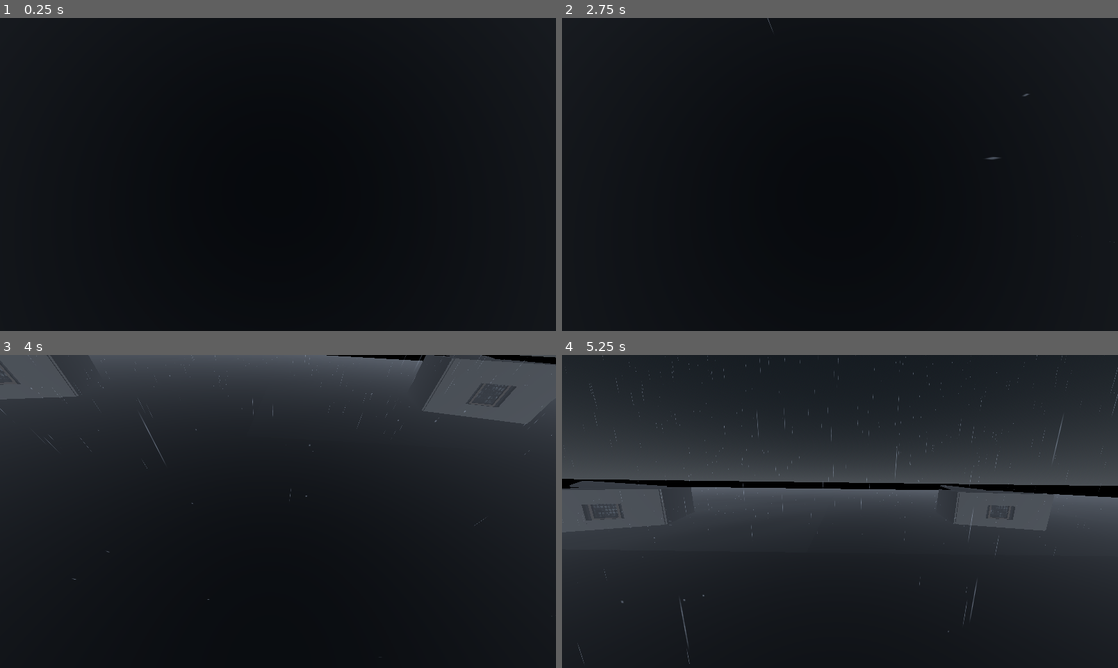
Above: before the commit, frames 1-4 (two rows, left to right).
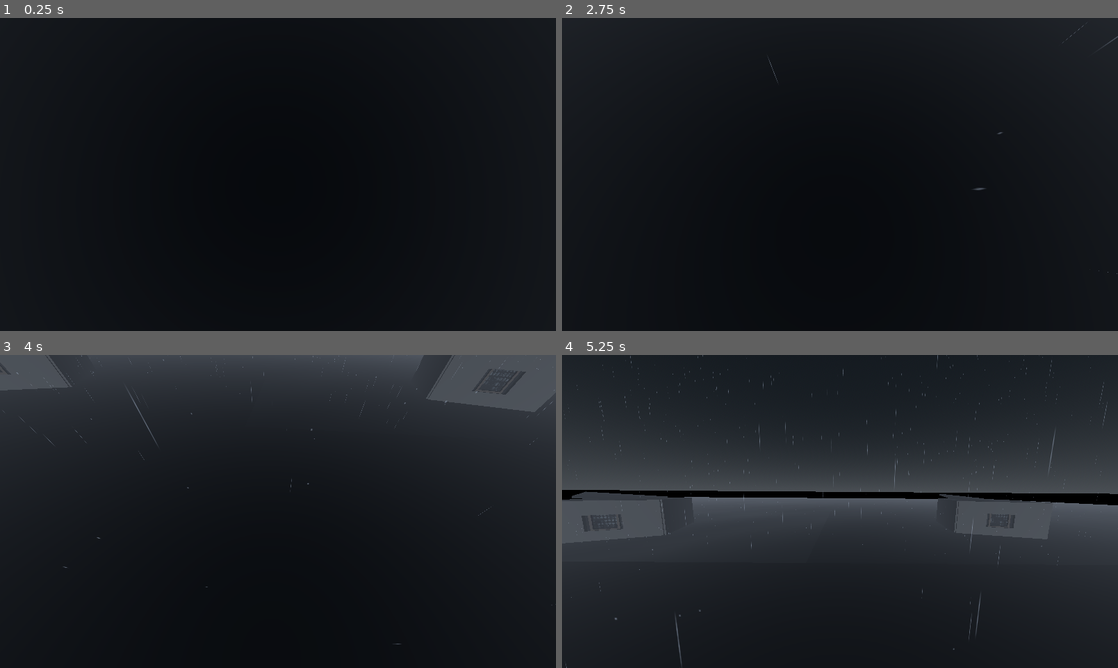
Above: after the commit, the same moments.

Repository: MehmetPeynirci/codename-redwhale
Game: Godot game, scene res://scenes/Main.tscn
Two runs of this game, one before a commit and one after it. Both use one fixed random seed, a clock stepped at 60 frames per second and the inputs below.
Inputs (mouse positions are in pixels of both pictures, inside the frame that each line leads up to):
- Up to frame 1 (0.25 s): no input
- Up to frame 2 (2.75 s): move the mouse to (867, 174) at 0.52 s; hold Shift (move_sprint) 0.53-1.28 s; hold W (move_forward) from 0.53 s (still down); click (867, 174) at 0.67 s; tap Space (move_jump) at 0.77, 1.52 s; tap Enter at 1.25 s; move the mouse to (812, 174) at 1.27 s; click (812, 174) at 1.35 s; tap Shift (move_sprint) at 1.55, 2.3 s; move the mouse to (851, 168) at 2.02 s; hold Ctrl (move_crouch) from 2.03 s (still down); click (851, 168) at 2.17 s
- Up to frame 3 (4 s): keep holding W (move_forward); move the mouse to (272, 517) at 2.77 s; release Ctrl (move_crouch) at 2.78 s; tap Shift (move_sprint) at 2.85 s; click (272, 517) at 2.92 s; tap Space (move_jump) at 3.02, 3.77 s; move the mouse to (316, 514) at 3.52 s; hold Shift (move_sprint) from 3.53 s (still down); click (316, 514) at 3.67 s
- Up to frame 4 (5.25 s): keep holding W (move_forward); move the mouse to (795, 508) at 4.27 s; release Shift (move_sprint) at 4.28 s; click (795, 508) at 4.35 s; tap Space (move_jump) at 4.52 s; tap Shift (move_sprint) at 4.55 s; move the mouse to (845, 511) at 5.02 s; hold Ctrl (move_crouch) from 5.03 s (still down); click (845, 511) at 5.17 s

The runs differ from the first frame. In frame 2, less than 0.1% of the frame differs, in the area x 36-100%, y 0-82%; in frame 3, 2.1%; in frame 4, 5.8%, in the area x 0-100%, y 0-100%.

Commit message:
Rework intro cutscene realism and fix movement direction stability

Diff:
--- a/scripts/player_controller.gd
+++ b/scripts/player_controller.gd
@@ -29,7 +29,12 @@
 @export var landing_bump_strength: float = 0.08
 @export var landing_recover_speed: float = 10.0
 
-@export var intro_duration: float = 5.6
+@export var intro_duration: float = 5.8
+@export var intro_prone_height: float = 0.53
+@export var intro_kneel_height: float = 0.76
+@export var intro_breath_amplitude: float = 0.013
+@export var intro_breath_frequency: float = 1.8
+
 @export var injury_duration: float = 15.0
 @export var injury_speed_multiplier: float = 0.72
 
@@ -56,11 +61,13 @@
 	_setup_default_input_map()
 	add_to_group("player")
 	Input.set_mouse_mode(Input.MOUSE_MODE_CAPTURED)
+
 	_base_head_pos = head.position
 	_camera_base_pos = camera.position
 	_capsule = collision_shape.shape as CapsuleShape3D
 	if _capsule:
 		stand_capsule_height = _capsule.height
+
 	camera.fov = walk_fov
 	_setup_blink_overlay()
 	_apply_intro_pose(0.0)
@@ -86,7 +93,7 @@
 func _physics_process(delta: float) -> void:
 	_elapsed_time += delta
 	if _intro_active:
-		_update_intro(delta)
+		_update_intro(_elapsed_time)
 		return
 
 	_injury_elapsed += delta
@@ -97,7 +104,8 @@
 	_update_crouch_state(delta)
 
 	var input_dir: Vector2 = Input.get_vector("move_left", "move_right", "move_forward", "move_back")
-	var wish_dir: Vector3 = (global_transform.basis * Vector3(input_dir.x, 0.0, input_dir.y)).normalized()
+	var yaw_basis: Basis = Basis(Vector3.UP, rotation.y)
+	var wish_dir: Vector3 = (yaw_basis * Vector3(input_dir.x, 0.0, input_dir.y)).normalized()
 
 	var speed: float = walk_speed
 	if _is_crouching:
@@ -106,11 +114,11 @@
 		speed = sprint_speed
 
 	if _is_injured_phase():
-		var limp_pulse: float = maxf(0.0, sin(_injury_elapsed * 8.5))
-		var limp_factor: float = injury_speed_multiplier * (0.9 - limp_pulse * 0.22)
+		var limp_pulse: float = maxf(0.0, sin(_injury_elapsed * 8.0))
+		var limp_factor: float = injury_speed_multiplier * (0.92 - limp_pulse * 0.22)
 		speed *= limp_factor
 		if Input.is_action_pressed("move_sprint"):
-			speed = maxf(speed * 0.95, walk_speed * 0.95)
+			speed = maxf(speed, walk_speed * 0.95)
 
 	var target_velocity: Vector3 = wish_dir * speed
 	var control: float = 1.0 if is_on_floor() else air_control
@@ -132,57 +140,80 @@
 	_apply_headbob(delta)
 	_update_camera_effects(delta, input_dir)
 
-func _update_intro(delta: float) -> void:
+func _update_intro(t: float) -> void:
 	velocity = Vector3.ZERO
-	_apply_intro_pose(_elapsed_time)
-	_update_blink_overlay(_elapsed_time)
-
-	if _elapsed_time >= intro_duration:
-		_intro_active = false
-		_injury_elapsed = 0.0
-		if is_instance_valid(_blink_overlay):
-			_blink_overlay.visible = false
-		head.position = _base_head_pos
-		head.rotation.z = 0.0
-		camera.position = _camera_base_pos
+	_apply_intro_pose(t)
+	_update_blink_overlay(t)
+
+	if t >= intro_duration:
+		_finish_intro()
+
+func _finish_intro() -> void:
+	_intro_active = false
+	_injury_elapsed = 0.0
+	_pitch = 0.0
+	_mouse_sway = Vector2.ZERO
+	_landing_offset = 0.0
+
+	rotation.x = 0.0
+	rotation.z = 0.0
+	_base_head_pos.y = stand_head_height
+	head.position = _base_head_pos
+	head.rotation = Vector3.ZERO
+	camera.position = _camera_base_pos
+	camera.rotation = Vector3.ZERO
+
+	if is_instance_valid(_blink_overlay):
+		_blink_overlay.visible = false
 
 func _apply_intro_pose(t: float) -> void:
-	var prone_end: float = 1.8
-	var stand_start: float = 2.7
-	var stand_end: float = intro_duration
-
-	if t <= prone_end:
-		_base_head_pos.y = 0.55
+	var hold_end: float = intro_duration * 0.34
+	var recover_end: float = intro_duration * 0.52
+	var prone_pitch: float = deg_to_rad(-86.0)
+	var recover_pitch: float = deg_to_rad(-68.0)
+	var prone_roll: float = deg_to_rad(10.0)
+	var recover_roll: float = deg_to_rad(4.0)
+
+	if t <= hold_end:
+		var breathe: float = sin(t * intro_breath_frequency * TAU) * intro_breath_amplitude
+		_base_head_pos.y = intro_prone_height + breathe
 		head.position = Vector3(_base_head_pos.x, _base_head_pos.y, _base_head_pos.z)
-		head.rotation.x = deg_to_rad(-84.0)
-		head.rotation.z = deg_to_rad(8.0)
-		camera.position = _camera_base_pos + Vector3(0.04, -0.02, 0.0)
-		return
-
-	if t < stand_start:
-		_base_head_pos.y = lerpf(0.55, 0.68, (t - prone_end) / (stand_start - prone_end))
+		_pitch = prone_pitch
+		head.rotation.x = _pitch
+		head.rotation.z = prone_roll
+		camera.position = _camera_base_pos + Vector3(0.04, -0.04, 0.03)
+		return
+
+	if t <= recover_end:
+		var recover_alpha: float = _ease_in_out((t - hold_end) / maxf(0.01, recover_end - hold_end))
+		_base_head_pos.y = lerpf(intro_prone_height, intro_kneel_height, recover_alpha)
 		head.position = Vector3(_base_head_pos.x, _base_head_pos.y, _base_head_pos.z)
-		head.rotation.x = deg_to_rad(-84.0)
-		head.rotation.z = deg_to_rad(6.0)
-		camera.position = _camera_base_pos + Vector3(0.03, -0.01, 0.0)
-		return
-
-	var stand_t: float = clampf((t - stand_start) / maxf(0.01, stand_end - stand_start), 0.0, 1.0)
-	_base_head_pos.y = lerpf(0.68, stand_head_height, stand_t)
+		_pitch = lerpf(prone_pitch, recover_pitch, recover_alpha)
+		head.rotation.x = _pitch
+		head.rotation.z = lerpf(prone_roll, recover_roll, recover_alpha)
+		var cam_from: Vector3 = _camera_base_pos + Vector3(0.04, -0.04, 0.03)
+		var cam_to: Vector3 = _camera_base_pos + Vector3(0.02, -0.01, 0.0)
+		camera.position = cam_from.lerp(cam_to, recover_alpha)
+		return
+
+	var stand_alpha: float = _ease_in_out((t - recover_end) / maxf(0.01, intro_duration - recover_end))
+	_base_head_pos.y = lerpf(intro_kneel_height, stand_head_height, stand_alpha)
 	head.position = Vector3(_base_head_pos.x, _base_head_pos.y, _base_head_pos.z)
-	_pitch = lerpf(deg_to_rad(-84.0), 0.0, stand_t)
+	_pitch = lerpf(recover_pitch, 0.0, stand_alpha)
 	head.rotation.x = _pitch
-	head.rotation.z = lerpf(deg_to_rad(6.0), 0.0, stand_t)
-	var intro_cam_offset: Vector3 = Vector3(0.03, -0.01, 0.0)
-	camera.position = (_camera_base_pos + intro_cam_offset).lerp(_camera_base_pos, stand_t)
+	head.rotation.z = lerpf(recover_roll, 0.0, stand_alpha)
+	camera.position = (_camera_base_pos + Vector3(0.02, -0.01, 0.0)).lerp(_camera_base_pos, stand_alpha)
 
 func _update_blink_overlay(t: float) -> void:
 	if not is_instance_valid(_blink_overlay):
 		return
 	_blink_overlay.visible = true
+
+	var hold_end: float = intro_duration * 0.34
 	var alpha: float = 0.0
-	alpha = maxf(alpha, _blink_curve(t, 1.95, 0.22))
-	alpha = maxf(alpha, _blink_curve(t, 2.35, 0.22))
+	alpha = maxf(alpha, _blink_curve(t, hold_end + 0.12, 0.22))
+	alpha = maxf(alpha, _blink_curve(t, hold_end + 0.48, 0.2))
+
 	_blink_overlay.color = Color(0.0, 0.0, 0.0, alpha)
 
 func _blink_curve(t: float, center: float, duration: float) -> float:
@@ -191,6 +222,10 @@
 	if d >= half:
 		return 0.0
 	return 1.0 - (d / half)
+
+func _ease_in_out(x: float) -> float:
+	var t: float = clampf(x, 0.0, 1.0)
+	return t * t * (3.0 - 2.0 * t)
 
 func _setup_blink_overlay() -> void:
 	var layer: CanvasLayer = CanvasLayer.new()
@@ -236,12 +271,14 @@
 		var bob_mul: float = sprint_headbob_multiplier if Input.is_action_pressed("move_sprint") and not _is_crouching else 1.0
 		var limp_mul: float = 1.2 if _is_injured_phase() else 1.0
 		_bob_time += delta * horizontal_speed * headbob_frequency * bob_mul * limp_mul
+
 		var crouch_mul: float = 0.55 if _is_crouching else 1.0
 		var limp_side: float = sin(_injury_elapsed * 7.0) * (0.03 if _is_injured_phase() else 0.0)
 		var bob_x: float = cos(_bob_time * 0.5) * headbob_amplitude * 0.45 * crouch_mul + limp_side
 		var bob_y: float = sin(_bob_time) * headbob_amplitude * crouch_mul
 		if _is_injured_phase():
 			bob_y = maxf(0.0, bob_y) * 1.3 - headbob_amplitude * 0.24
+
 		head.position = _base_head_pos + Vector3(bob_x, bob_y - _landing_offset, 0.0)
 	else:
 		_bob_time = lerpf(_bob_time, 0.0, 8.0 * delta)
@@ -261,7 +298,9 @@
 	var limp_roll: float = sin(_injury_elapsed * 7.0) * 0.035 if _is_injured_phase() else 0.0
 	var target_roll: float = -input_dir.x * camera_tilt_strength + _mouse_sway.x + limp_roll
 	camera.rotation.z = lerpf(camera.rotation.z, target_roll, minf(1.0, 10.0 * delta))
-	camera.position = camera.position.lerp(_camera_base_pos + Vector3(_mouse_sway.x * 0.35, -_mouse_sway.y * 0.35, 0.0), minf(1.0, 10.0 * delta))
+
+	var sway_offset: Vector3 = Vector3(_mouse_sway.x * 0.35, -_mouse_sway.y * 0.35, 0.0)
+	camera.position = camera.position.lerp(_camera_base_pos + sway_offset, minf(1.0, 10.0 * delta))
 
 func _setup_default_input_map() -> void:
 	_add_action_if_missing("move_forward", KEY_W)
@@ -273,7 +312,7 @@
 	_add_action_if_missing("move_crouch", KEY_CTRL)
 	_add_action_if_missing("click_capture", MOUSE_BUTTON_LEFT, true)
 
-func _add_action_if_missing(action: StringName, keycode: int, is_mouse := false) -> void:
+func _add_action_if_missing(action: StringName, keycode: int, is_mouse: bool = false) -> void:
 	if not InputMap.has_action(action):
 		InputMap.add_action(action)
 	if InputMap.action_get_events(action).is_empty():
